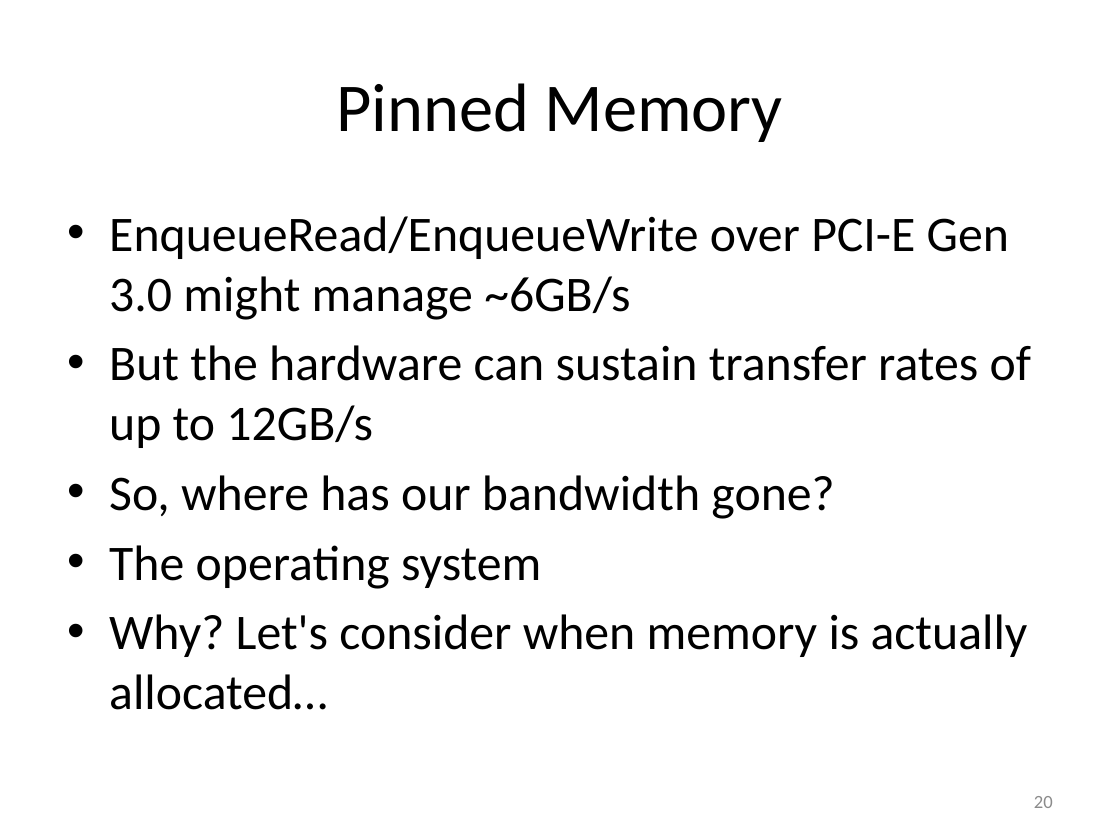
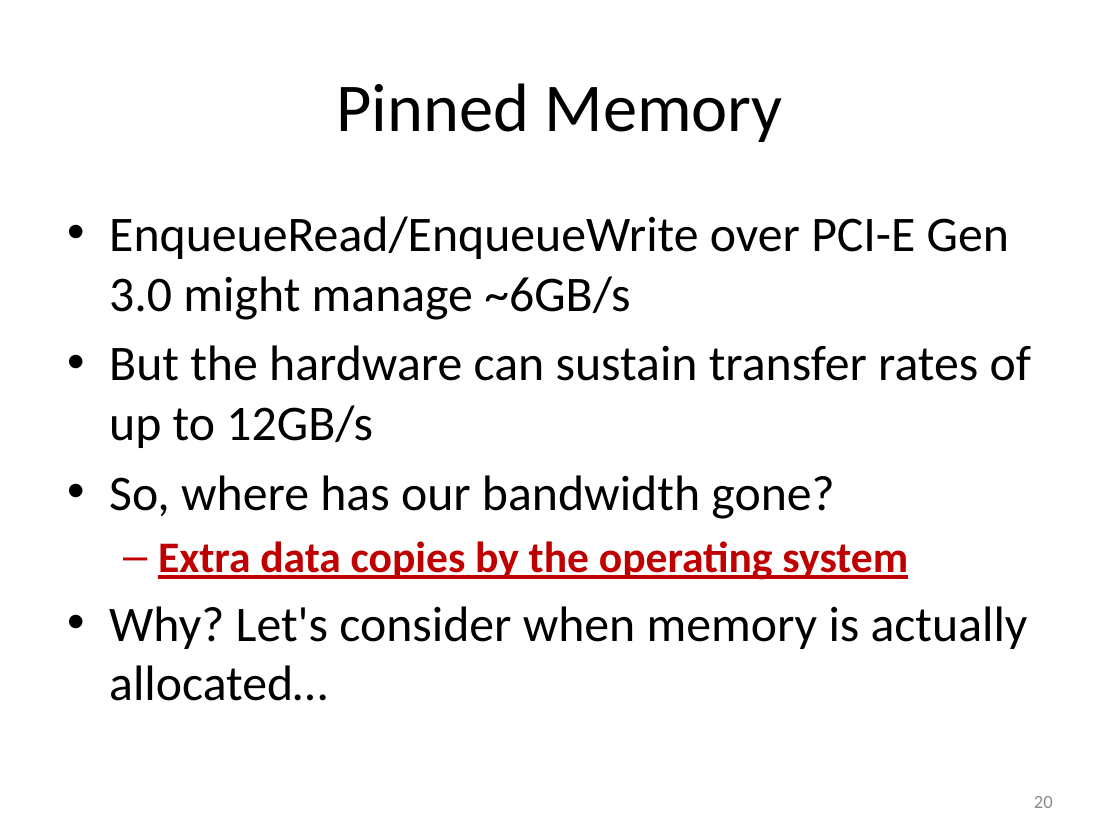
Before and after one commit to UoB-HPC/opencl-training-slides, a slide deck: slide 20 of advanced_part1.pptx. Drawn at 1120x840 pixels with LibreOffice and Linux fonts; fonts in the diff are those of the drawing. Boxes give left, top, right and bottom in pixels: in the first picture for what was removed or moved away, otherwise in the second. Text is boxed around its words. In the diff, an @@ line names an element or a change of style, - is before the commit and + after.

```diff
--- a/advanced_part1.pptx
+++ b/advanced_part1.pptx
@@ text at bbox=[158, 541, 908, 580]: text changed; size 32 to 28 pt; text colour #000000 to #C00000; bold on @@
-• The operating system
+  – Extra data copies by the operating system
```
Also in this commit, not shown: 2 other slides changed.
